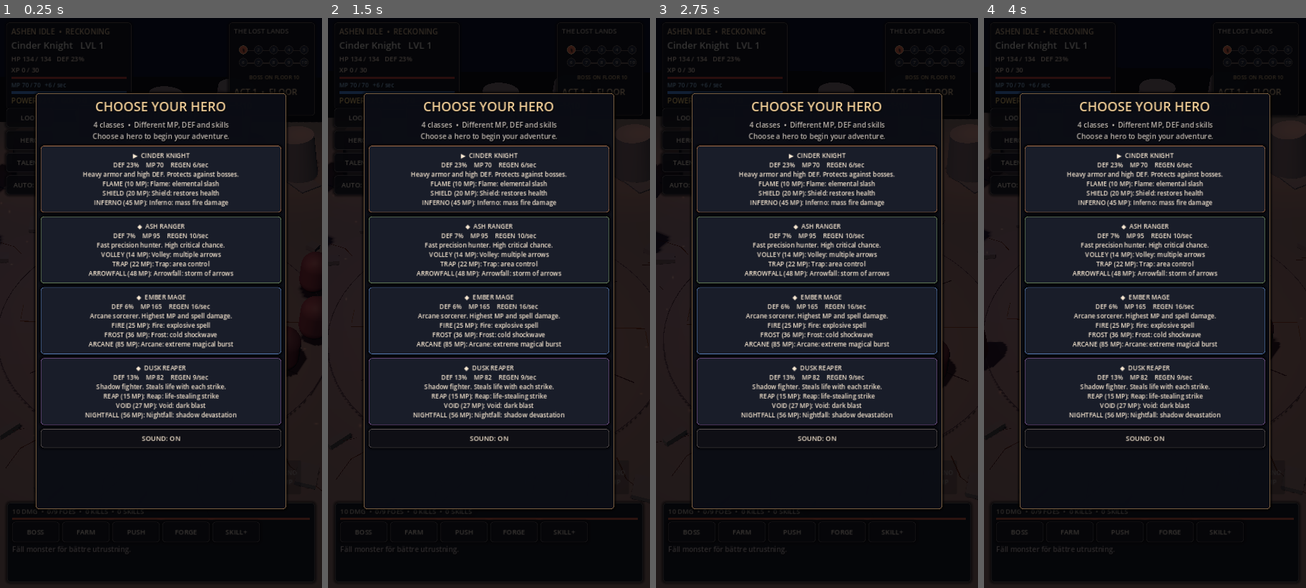
Above: before the commit, frames 1-4 (left to right).
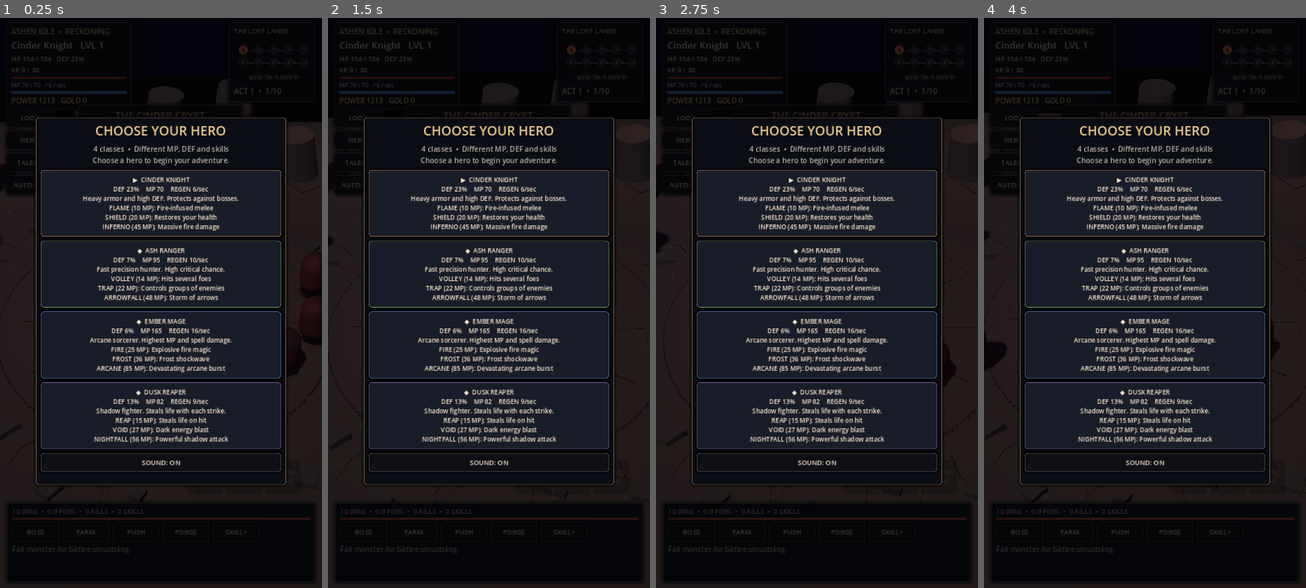
Above: after the commit, the same moments.

Repository: bananofil-wq/AshenIdle
Game: Godot game, scene res://scenes/main.tscn
Same seed, same stepped clock (60 frames per second), same inputs: the game is played once before the commit and once after it.
Inputs:
- Up to frame 1 (0.25 s): no input
- Up to frame 2 (1.5 s): click "LOOT" at 0.5 s; click "HERO" at 1.25 s
- Up to frame 3 (2.75 s): click "TALENT" at 2 s
- Up to frame 4 (4 s): click "AUTO: ON" at 2.75 s; click "BOSS" at 3.5 s

The runs differ from the first frame. In frame 1, 17% of the frame differs, in the area x 10-93%, y 12-87%; in frame 2, 17%; in frame 3, 17%; in frame 4, 17%.

Commit message:
Visual QA corrections: one-line act and floor counter, compact hero picker, concise spell descriptions

Diff:
--- a/scripts/main.gd
+++ b/scripts/main.gd
@@ -30,10 +30,10 @@
     "Shadow fighter. Steals life with each strike."
 ]
 const CLASS_SKILL_DESCRIPTIONS = [
-    ["Flame: elemental slash", "Shield: restores health", "Inferno: mass fire damage"],
-    ["Volley: multiple arrows", "Trap: area control", "Arrowfall: storm of arrows"],
-    ["Fire: explosive spell", "Frost: cold shockwave", "Arcane: extreme magical burst"],
-    ["Reap: life-stealing strike", "Void: dark blast", "Nightfall: shadow devastation"]
+    ["Fire-infused melee", "Restores your health", "Massive fire damage"],
+    ["Hits several foes", "Controls groups of enemies", "Storm of arrows"],
+    ["Explosive fire magic", "Frost shockwave", "Devastating arcane burst"],
+    ["Steals life on hit", "Dark energy blast", "Powerful shadow attack"]
 ]
 const SAVE_FILE = "user://save_v2.json"
 
@@ -364,7 +364,7 @@
     map_dots = Control.new()
     map_dots.custom_minimum_size = Vector2(167, 103)
     map_column.add_child(map_dots)
-    stage_banner = _label("", 19, Color("f0c997"))
+    stage_banner = _label("", 17, Color("f0c997"))
     map_column.add_child(stage_banner)
 
     var controls := VBoxContainer.new()
@@ -552,8 +552,8 @@
     talents.add_child(_ornate_button("RETURN TO BATTLE", _close_talent_panel, Vector2(485, 60)))
 
     hero_overlay = PanelContainer.new()
-    hero_overlay.position = Vector2(80, (overlay.size.y - 928.0) * 0.5)
-    hero_overlay.size = Vector2(560, 928)
+    hero_overlay.position = Vector2(80, (overlay.size.y - 820.0) * 0.5)
+    hero_overlay.size = Vector2(560, 820)
     hero_overlay.z_index = 41
     hero_overlay.visible = false
     hero_overlay.add_theme_stylebox_override("panel", _skin(Color("0b0d15f7"), Color("a78053")))
@@ -1398,7 +1398,7 @@
         hero_mana_bar.scale.x = clampf(mp / maxf(1.0, _max_mp()), 0.01, 1.0)
     if hero_mana_label != null:
         hero_mana_label.text = "MP %.0f / %.0f   +%.0f / sec" % [mp, _max_mp(), _mana_regeneration()]
-    stage_banner.text = "ACT %d  •  FLOOR %d/10%s" % [floori(float(stage - 1) / float(BOSS_INTERVAL)) + 1, posmod(stage - 1, BOSS_INTERVAL) + 1, "  BOSS" if stage % BOSS_INTERVAL == 0 else ""]
+    stage_banner.text = "ACT %d  •  %d/10%s" % [floori(float(stage - 1) / float(BOSS_INTERVAL)) + 1, posmod(stage - 1, BOSS_INTERVAL) + 1, " BOSS" if stage % BOSS_INTERVAL == 0 else ""]
     var boss_panel: Control = overlay.get_node_or_null("BossHPPanel") as Control
     if boss_panel != null:
         boss_panel.visible = stage % BOSS_INTERVAL == 0
